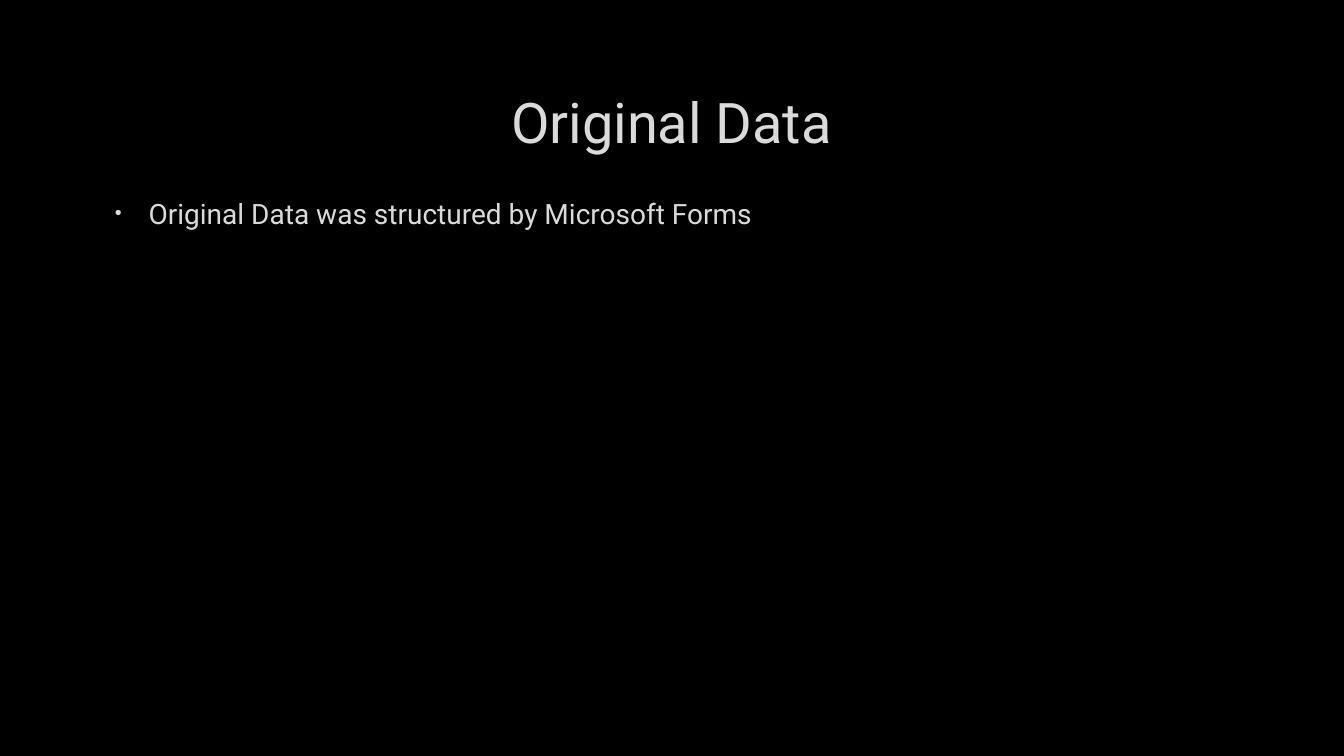
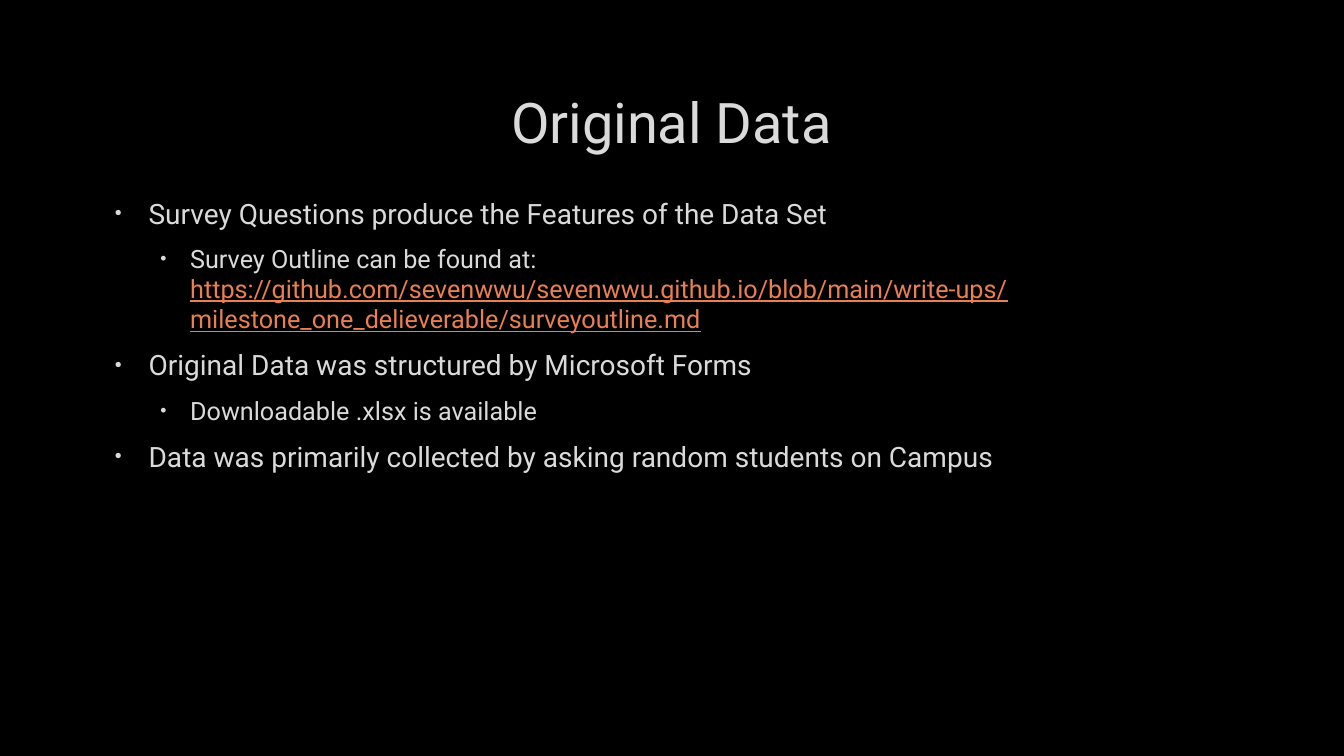
Before and after one commit to sevenwwu/sevenwwu.github.io, a slide deck: slide 4 of write-ups/presentation.pptx. Drawn at 1344x756 pixels with LibreOffice and Linux fonts; fonts in the diff are those of the drawing; background and template pictures are left out. Boxes give left, top, right and bottom in pixels: in the first picture for what was removed or moved away, otherwise in the second. Text is boxed around its words. In the diff, an @@ line names an element or a change of style, - is before the commit and + after.

```diff
--- a/write-ups/presentation.pptx
+++ b/write-ups/presentation.pptx
@@ text at [149,202,1007,334]: paragraphs added @@
+• Survey Questions produce the Features of the Data Set
+  • Survey Outline can be found at: https://github.com/sevenwwu/sevenwwu.github.io/blob/main/write-ups/milestone_one_delieverable/surveyoutline.md
@@ text at [149,401,993,473]: paragraphs added @@
+  • Downloadable .xlsx is available
+• Data was primarily collected by asking random students on Campus
```
Also in this commit, not shown: 2 other slides changed, 2 slides added, 1 slide removed.
